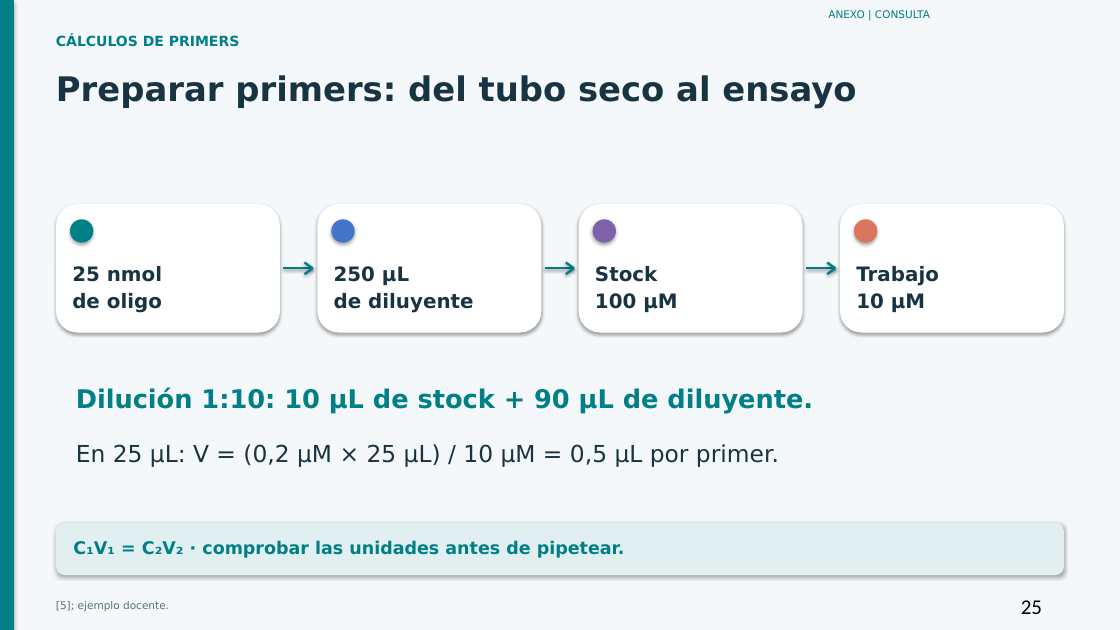
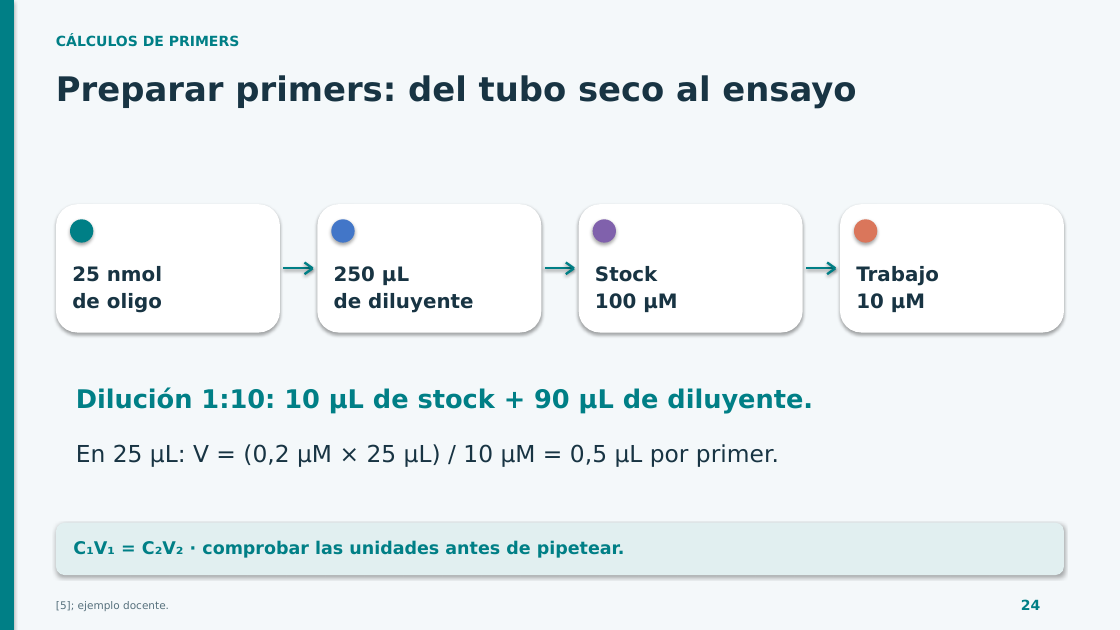
Before and after one commit to espinemilia02-design/Clases2026, a slide deck: slide 24 of pcr_comparada_40min/PCR_40min_con_anexos.pptx (slide 25 before the commit). Drawn at 1120x630 pixels with LibreOffice and Linux fonts; fonts in the diff are those of the drawing. Boxes give left, top, right and bottom in pixels: in the first picture for what was removed or moved away, otherwise in the second. Text is boxed around its words. In the diff, an @@ line names an element or a change of style, - is before the commit and + after.

```diff
--- a/pcr_comparada_40min/PCR_40min_con_anexos.pptx
+++ b/pcr_comparada_40min/PCR_40min_con_anexos.pptx
@@ text removed at box(828, 10, 930, 18) @@
-ANEXO | CONSULTA
@@ text at box(1021, 599, 1040, 610): text changed; size 18 to 12 pt; font Calibri to DejaVu Sans; text colour #000000 to #007F86; bold on @@
-25
+24
```
Also in this commit, not shown: 26 other slides changed, 15 slides added, 17 slides removed, 4 other files.
